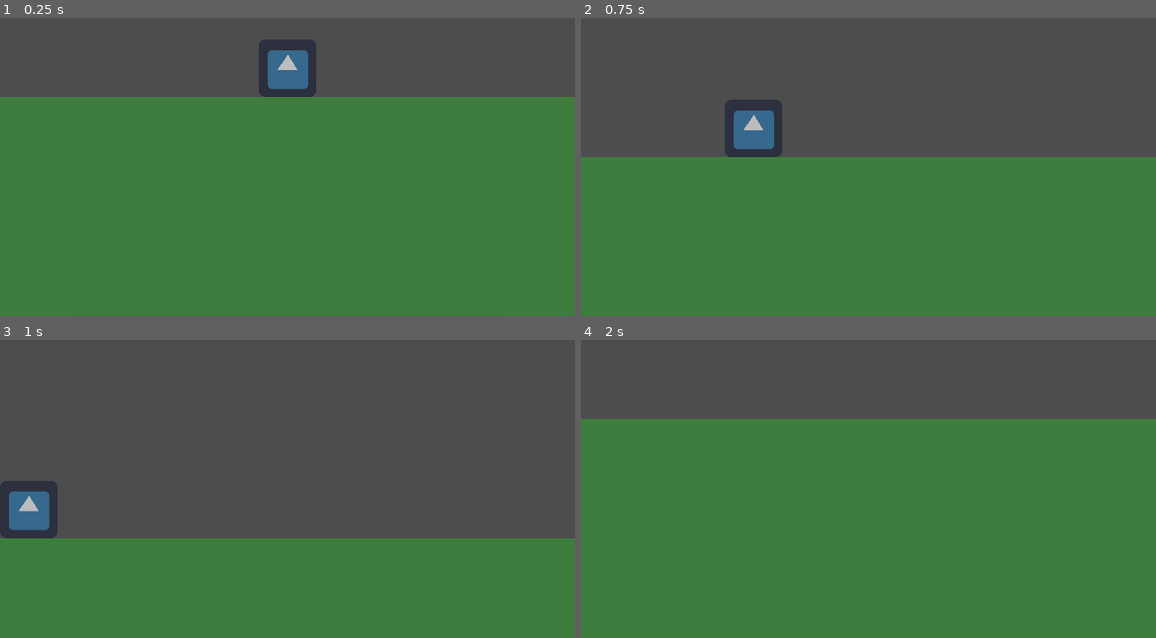
Above: before the commit, frames 1-4 (two rows, left to right).
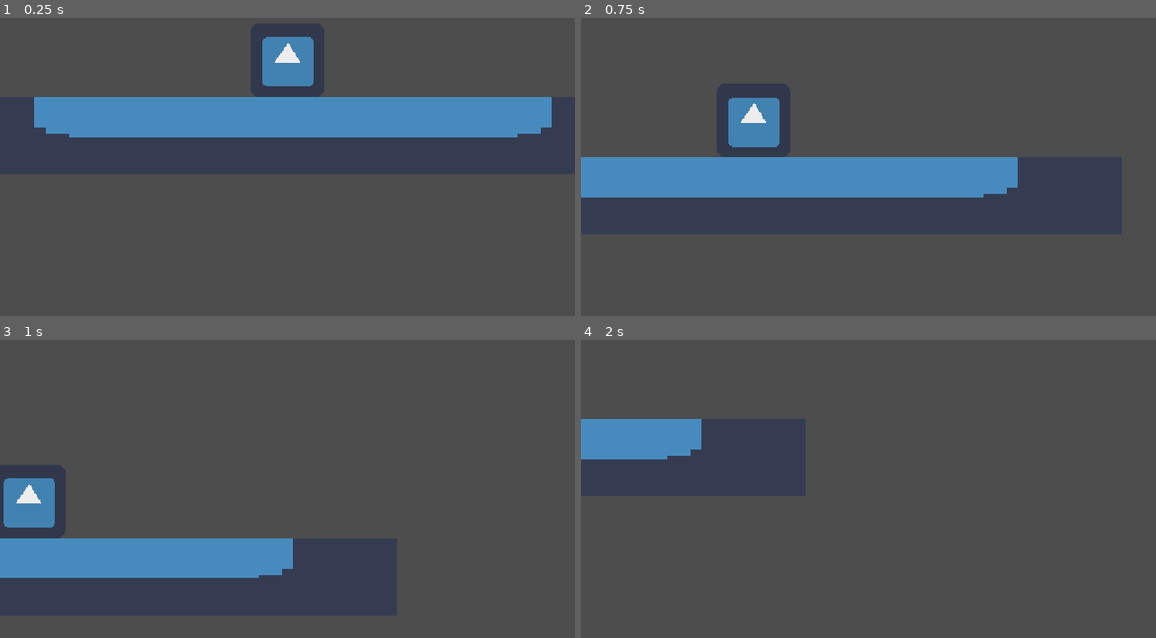
Above: after the commit, the same moments.

Repository: fitafunsoftware/project-fff
Game: Godot game, scene res://scenes/world.tscn
Same seed, same stepped clock (60 frames per second), same inputs: the game is played once before the commit and once after it. This scene is started directly instead of the project's main scene. The engine's default icon, where the game draws it, is replaced by a stand-in: a white triangle on a blue panel in a dark square.
Inputs:
- Up to frame 1 (0.25 s): no input
- Up to frame 2 (0.75 s): tap Enter (start) at 0.5 s; hold D (dpright) from 0.53 s (still down); tap K (a) at 0.6 s
- Up to frame 3 (1 s): keep holding D (dpright)
- Up to frame 4 (2 s): release D (dpright) at 1.28 s; hold Backspace (back) from 1.28 s (still down); tap K (a) at 1.35 s

The runs differ from the first frame. In frame 1, 76% of the frame differs, in the area x 0-100%, y 1-100%; in frame 2, 56%; in frame 3, 36%; in frame 4, 73%.
Error after the commit: Invalid access to property or key 'FLOOR_ANGLE' on a base object of type 'Dictionary'. (res://autoloads/global_params.gd:14)

Commit message:
Added custom Sprite3D nodes that applies shader.

Diff:
--- /dev/null
+++ b/autoloads/global_params.gd
@@ -0,0 +1,18 @@
+extends Node
+
+var global_shader_params : Dictionary
+
+
+func _ready():
+	_initialize_params()
+
+	for param in global_shader_params.keys():
+		RenderingServer.global_shader_parameter_set(param, global_shader_params[param])
+
+
+func get_global_shader_param(param):
+	return global_shader_params[param]
+
+
+func _initialize_params():
+	global_shader_params = JSON.parse_string(FileAccess.get_file_as_string("res://global_params/global_shader_params.json"))
--- /dev/null
+++ b/custom_nodes/custom_sprite_3d/horizontal_sprite_3d.gd
@@ -0,0 +1,65 @@
+@tool
+extends MeshInstance3D
+class_name HorizontalSprite3D
+
+@export var texture : Texture2D:
+	set(value):
+		texture = value
+		_recalculate_size_and_subdivisions()
+		_apply_texture()
+
+@export_range(0.001, 128, 0.001, "suffix:m") var pixel_size : float = 0.01:
+	set(value):
+		pixel_size = value
+		_recalculate_size_and_subdivisions()
+
+@export var subdivisions_per_meter : int = 1:
+	set(value):
+		subdivisions_per_meter = value
+		_recalculate_subdivisions()
+
+
+func _ready():
+	if not mesh:
+		mesh = PlaneMesh.new()
+		mesh.orientation = PlaneMesh.FACE_Y
+		_recalculate_size_and_subdivisions()
+
+	if not mesh.material:
+		var shader_material := ShaderMaterial.new()
+		shader_material.shader = load("res://shaders/horizontal.gdshader")
+		mesh.material = shader_material
+		_apply_texture()
+
+
+func _recalculate_size_and_subdivisions():
+	if not mesh:
+		return
+
+	if not texture:
+		mesh.size = Vector2(1, 1)
+	else:
+		mesh.size = texture.get_size() * pixel_size
+
+	var floor_angle : float = GlobalParams.get_global_shader_param("FLOOR_ANGLE");
+	mesh.size.y /= sin(floor_angle)
+
+	_recalculate_subdivisions()
+
+
+func _recalculate_subdivisions():
+	if not mesh:
+		return
+
+	mesh.subdivide_depth = roundi(mesh.size.y * subdivisions_per_meter)
+
+
+func _apply_texture():
+	if not mesh:
+		return
+
+	if not mesh.material:
+		return
+
+	var shader_material : ShaderMaterial = mesh.material
+	shader_material.set_shader_parameter("sprite_texture", texture)
--- /dev/null
+++ b/custom_nodes/custom_sprite_3d/vertical_animated_sprite_3d.gd
@@ -0,0 +1,20 @@
+@tool
+extends AnimatedSprite3D
+class_name VerticalAnimatedSprite3D
+
+
+func _ready() -> void:
+	if not material_override:
+		var shader_material : ShaderMaterial = ShaderMaterial.new()
+		shader_material.shader = load("res://shaders/vertical.gdshader")
+		material_override = shader_material
+
+	if sprite_frames:
+		_on_frame_changed()
+
+	frame_changed.connect(_on_frame_changed)
+
+
+func _on_frame_changed():
+	var current_texture : Texture2D = sprite_frames.get_frame_texture(animation, frame)
+	material_override.set_shader_parameter("sprite_texture", current_texture)
--- /dev/null
+++ b/global_params/global_shader_params.json
@@ -0,0 +1,7 @@
+{
+	"CAMERA_Y_OFFSET" : -0.25,
+	"CAMERA_Z_OFFSET" : 20.0,
+	"CURVE_HEIGHT" : 0.75,
+	"FLOOR_ANGLE" : 0.524,
+	"MAX_ANGLE" : 1.109
+}
--- a/project.godot
+++ b/project.godot
@@ -24,6 +24,7 @@
 [autoload]
 
 ExitShortcut="*res://autoloads/exit_shortcut.gd"
+GlobalParams="*res://autoloads/global_params.gd"
 
 [display]
 
@@ -44,9 +45,9 @@
 [importer_defaults]
 
 texture={
-"compress/bptc_ldr": 0,
 "compress/channel_pack": 0,
 "compress/hdr_compression": 1,
+"compress/high_quality": false,
 "compress/lossy_quality": 0.7,
 "compress/mode": 0,
 "compress/normal_map": 0,
@@ -214,8 +215,6 @@
 
 renderer/rendering_method="gl_compatibility"
 renderer/rendering_method.mobile="gl_compatibility"
-textures/vram_compression/import_s3tc=false
-textures/vram_compression/import_etc2=false
 textures/lossless_compression/force_png=true
 shading/overrides/force_vertex_shading=true
 shading/overrides/force_lambert_over_burley=true
@@ -223,6 +222,8 @@
 camera/depth_of_field/depth_of_field_bokeh_shape=0
 2d/snap/snap_2d_transforms_to_pixel=true
 2d/snap/snap_2d_vertices_to_pixel=true
+textures/vram_compression/import_s3tc=false
+textures/vram_compression/import_etc2=false
 2d/snapping/use_gpu_pixel_snap=true
 misc/lossless_compression/force_png=true
 
--- a/scenes/world.tscn
+++ b/scenes/world.tscn
@@ -1,32 +1,41 @@
-[gd_scene load_steps=11 format=3 uid="uid://chc3yl7i7eyy5"]
+[gd_scene load_steps=13 format=3]
 
 [ext_resource type="Shader" path="res://shaders/vertical.gdshader" id="1"]
 [ext_resource type="Shader" path="res://shaders/horizontal.gdshader" id="2"]
+[ext_resource type="Script" path="res://custom_nodes/custom_sprite_3d/horizontal_sprite_3d.gd" id="2_l3mat"]
 [ext_resource type="Script" path="res://scripts/camera_body.gd" id="4"]
 [ext_resource type="Texture2D" uid="uid://bd5gaalmib0sy" path="res://assets/art/icon.png" id="4_ak3i4"]
+[ext_resource type="Script" path="res://custom_nodes/custom_sprite_3d/vertical_animated_sprite_3d.gd" id="4_ns0b0"]
 
 [sub_resource type="BoxShape3D" id="5"]
 size = Vector3(200, 2, 200)
 
-[sub_resource type="ShaderMaterial" id="6"]
+[sub_resource type="ShaderMaterial" id="ShaderMaterial_i8tyc"]
 render_priority = 0
 shader = ExtResource("2")
+shader_parameter/sprite_texture = ExtResource("4_ak3i4")
 
-[sub_resource type="PlaneMesh" id="7"]
-material = SubResource("6")
-size = Vector2(20, 20)
-subdivide_depth = 1280
+[sub_resource type="PlaneMesh" id="PlaneMesh_75act"]
+material = SubResource("ShaderMaterial_i8tyc")
+size = Vector2(12.7911, 12.7911)
+subdivide_depth = 128
 
 [sub_resource type="SphereShape3D" id="1"]
 
-[sub_resource type="ShaderMaterial" id="3"]
+[sub_resource type="ShaderMaterial" id="ShaderMaterial_p3hin"]
 render_priority = 0
 shader = ExtResource("1")
-shader_parameter/texture_albedo = ExtResource("4_ak3i4")
 
-[sub_resource type="QuadMesh" id="4"]
-material = SubResource("3")
-size = Vector2(0.5, 0.5)
+[sub_resource type="SpriteFrames" id="SpriteFrames_66raf"]
+animations = [{
+"frames": [{
+"duration": 1.0,
+"texture": ExtResource("4_ak3i4")
+}],
+"loop": true,
+"name": &"default",
+"speed": 5.0
+}]
 
 [node name="World3D" type="Node3D"]
 
@@ -40,7 +49,11 @@
 shape = SubResource("5")
 
 [node name="MeshInstance3D" type="MeshInstance3D" parent="Ground"]
-mesh = SubResource("7")
+mesh = SubResource("PlaneMesh_75act")
+script = ExtResource("2_l3mat")
+texture = ExtResource("4_ak3i4")
+pixel_size = 0.1
+subdivisions_per_meter = 10
 
 [node name="Camera3D" type="CharacterBody3D" parent="."]
 script = ExtResource("4")
@@ -57,6 +70,8 @@
 size = 5.0
 far = 100.0
 
-[node name="Square" type="MeshInstance3D" parent="."]
-transform = Transform3D(1, 0, 0, 0, 1, 0, 0, 0, 1, 0, 0.25, 0)
-mesh = SubResource("4")
+[node name="VerticalAnimatedSprite3D" type="AnimatedSprite3D" parent="."]
+material_override = SubResource("ShaderMaterial_p3hin")
+offset = Vector2(0, 32)
+sprite_frames = SubResource("SpriteFrames_66raf")
+script = ExtResource("4_ns0b0")
--- a/shaders/horizontal.gdshader
+++ b/shaders/horizontal.gdshader
@@ -1,4 +1,5 @@
 shader_type spatial;
+render_mode blend_mix,diffuse_toon,specular_disabled;
 
 global uniform float CAMERA_Y_OFFSET;
 global uniform float CAMERA_Z_OFFSET;
@@ -6,7 +7,7 @@
 global uniform float FLOOR_ANGLE;
 global uniform float MAX_ANGLE;
 
-uniform sampler2D texture_albedo;
+uniform sampler2D sprite_texture : filter_nearest;
 
 float get_new_y(float z, float camera_z) {
 	float CURVE_RADIUS = CURVE_HEIGHT/0.1;
@@ -55,6 +56,9 @@
 }
 
 void fragment() {
-	vec4 albedo_tex = texture(texture_albedo,UV);
-	ALBEDO = vec3(0.2, 0.5, 0.2);
+	if (!FRONT_FACING) {
+		discard;
+	}
+	vec4 color = texture(sprite_texture,UV);
+	ALBEDO = color.rgb;
 }
--- a/shaders/vertical.gdshader
+++ b/shaders/vertical.gdshader
@@ -1,4 +1,5 @@
 shader_type spatial;
+render_mode blend_mix,diffuse_toon,specular_disabled;
 
 global uniform float CAMERA_Y_OFFSET;
 global uniform float CAMERA_Z_OFFSET;
@@ -6,7 +7,8 @@
 global uniform float FLOOR_ANGLE;
 global uniform float MAX_ANGLE;
 
-uniform sampler2D texture_albedo;
+uniform sampler2D sprite_texture : filter_nearest;
+
 
 float get_new_y(float z, float camera_z) {
 	float CURVE_RADIUS = CURVE_HEIGHT/0.1;
@@ -54,7 +56,10 @@
 }
 
 void fragment() {
-	vec4 albedo_tex = texture(texture_albedo,UV);
-	ALBEDO = albedo_tex.rgb;
-	ALPHA = albedo_tex.a;
+	if (!FRONT_FACING) {
+		discard;
+	}
+	vec4 color = texture(sprite_texture, UV);
+	ALBEDO = color.rgb;
+	ALPHA = color.a;
 }
